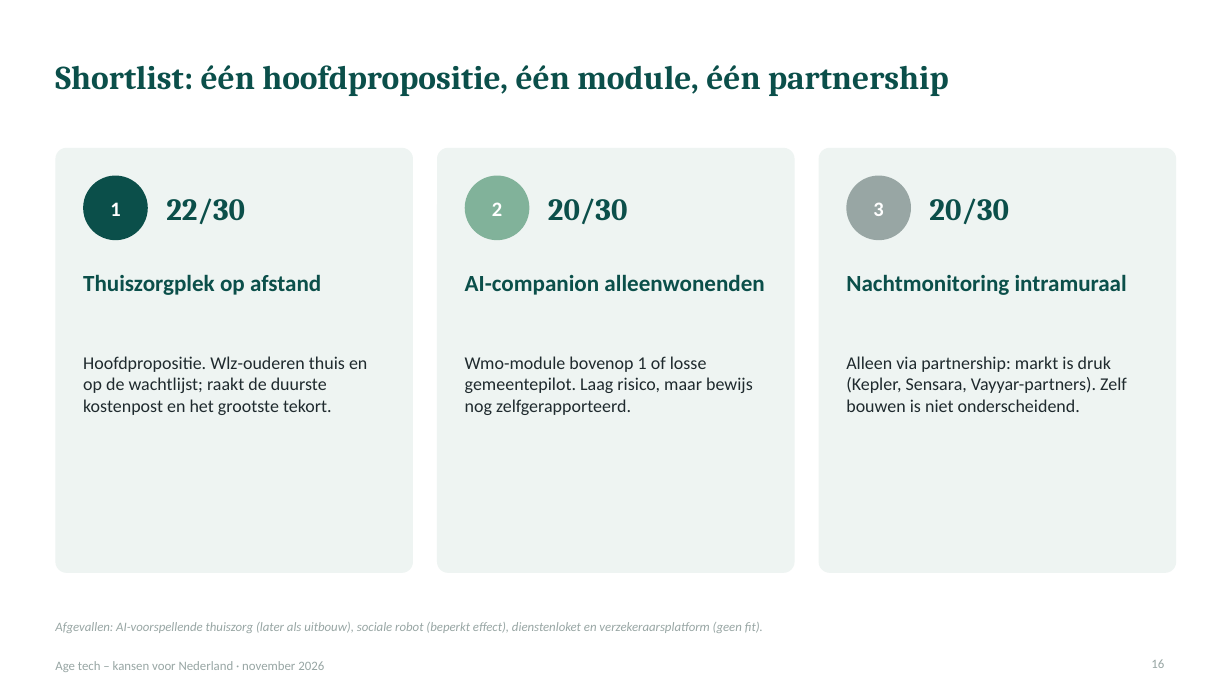
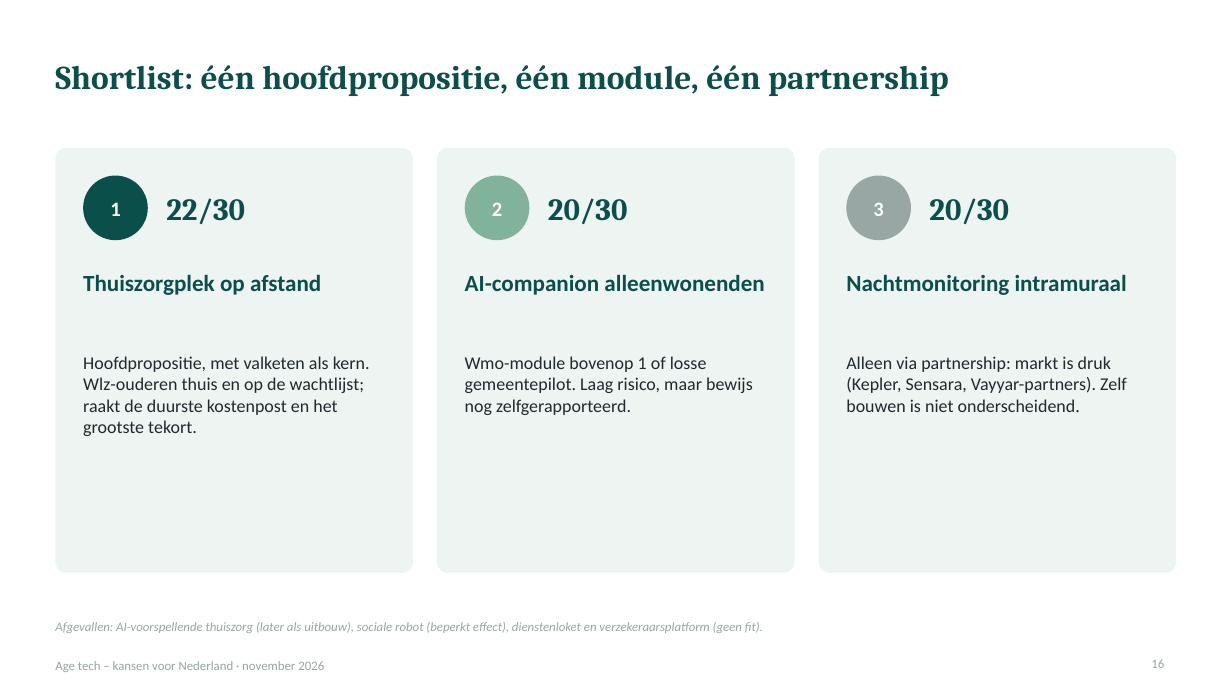
Before and after one commit to robruijn/Four-Seasons-Rome-2026, a slide deck: slide 16 of AgeTech_kansen_Nederland.pptx. Drawn at 1232x693 pixels with LibreOffice and Linux fonts; fonts in the diff are those of the drawing. Boxes give left, top, right and bottom in pixels: in the first picture for what was removed or moved away, otherwise in the second. Text is boxed around its words. In the diff, an @@ line names an element or a change of style, - is before the commit and + after.

```diff
--- a/AgeTech_kansen_Nederland.pptx
+++ b/AgeTech_kansen_Nederland.pptx
@@ text at [83, 356, 370, 436]: text changed @@
-Hoofdpropositie. Wlz-ouderen thuis en op de wachtlijst; raakt de duurste kostenpost en het grootste tekort.
+Hoofdpropositie, met valketen als kern. Wlz-ouderen thuis en op de wachtlijst; raakt de duurste kostenpost en het grootste tekort.
```
Also in this commit, not shown: 8 other slides changed, 1 slide added.
